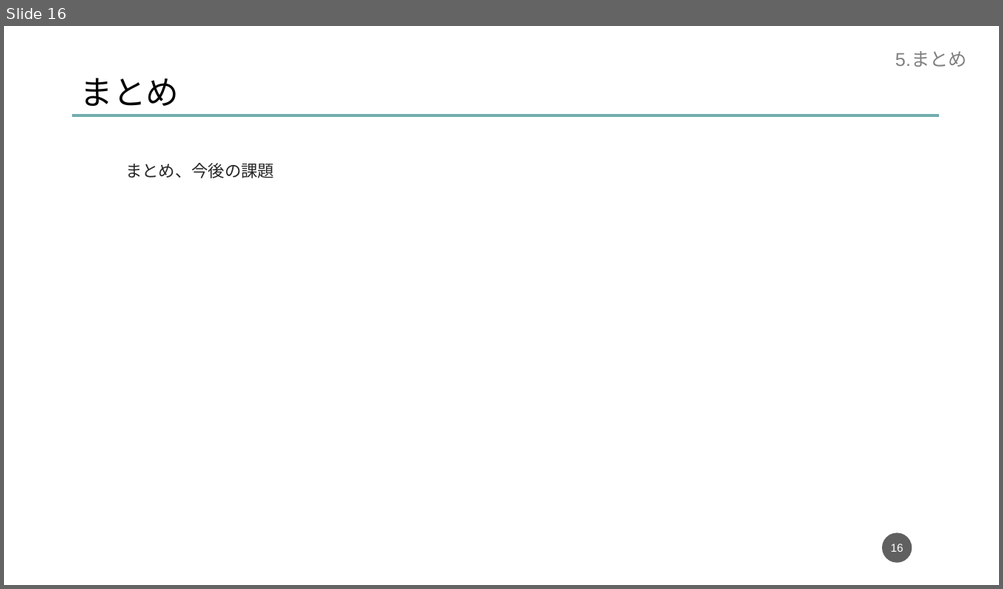
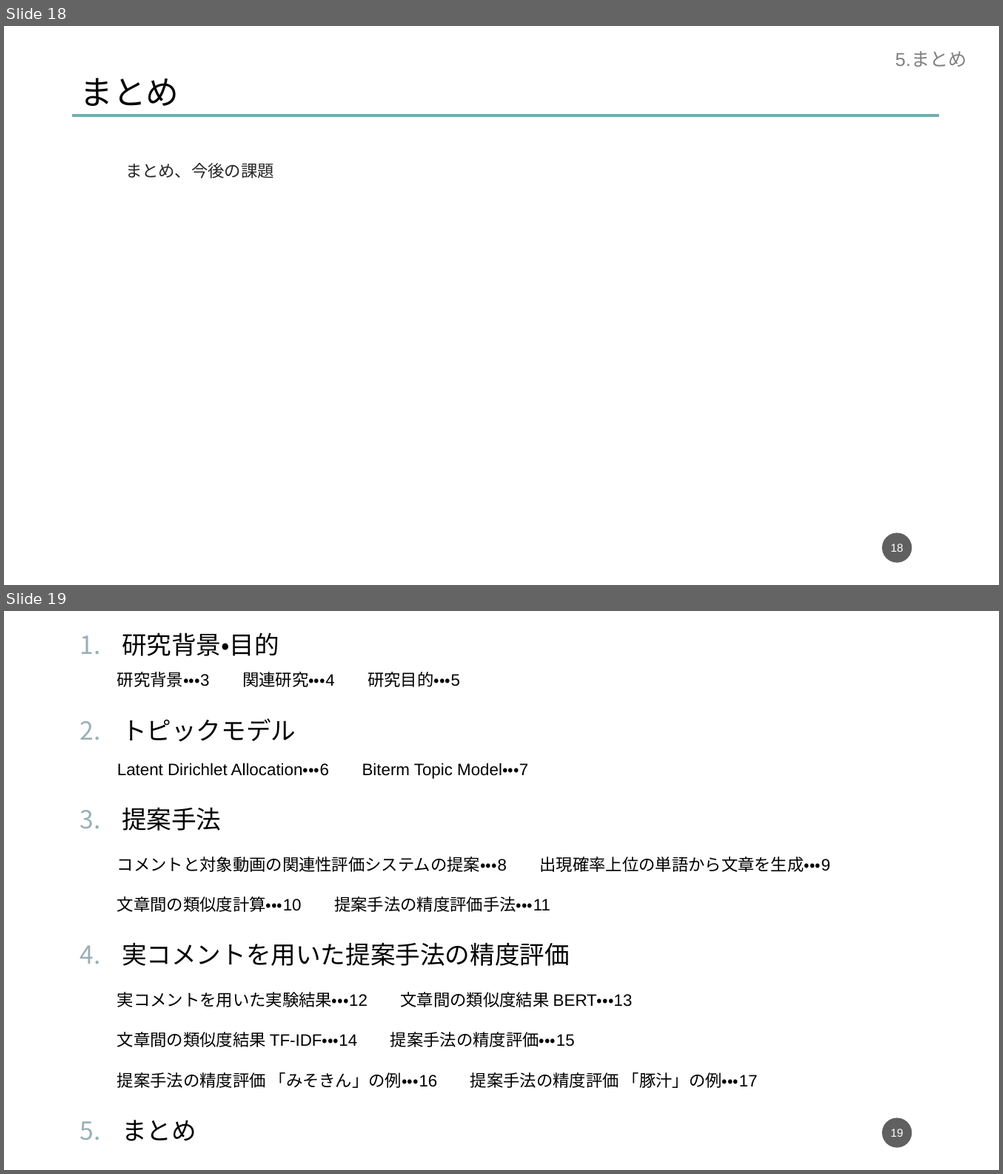
Before and after one commit to dora937nishikori/investigation, a slide deck: 修論/修論発表資料.pptx. Shown one above the other, each under a label of ours: slide 16 before the commit, slides 18 and 19 after it. The pictures are 1003x589 and 1003x1174 pixels, drawn with LibreOffice and Linux fonts; fonts in the diff are those of the drawing. Boxes give left, top, right and bottom in pixels: in the first picture for what was removed or moved away, otherwise in the second. Text is boxed around its words. In the diff, an @@ line names an element or a change of style, - is before the commit and + after.

```diff
--- a/修論/修論発表資料.pptx
+++ b/修論/修論発表資料.pptx
@@ slide 19 added at (x1=4, y1=611, x2=999, y2=1170), background #FFFFFF @@
@@ text added at (x1=117, y1=632, x2=831, y2=1088), 16 pt, text #000000 @@
+1. 研究背景・目的
+  研究背景・・・3 関連研究・・・4 研究目的・・・5
+2. トピックモデル
+  Latent Dirichlet Allocation・・・6 Biterm Topic Model・・・7
+3. 提案手法
+  コメントと対象動画の関連性評価システムの提案・・・8 出現確率上位の単語から文章を生成・・・9
+  文章間の類似度計算・・・10 提案手法の精度評価手法・・・11
+4. 実コメントを用いた提案手法の精度評価
+  実コメントを用いた実験結果・・・12 文章間の類似度結果 BERT・・・13
+  文章間の類似度結果 TF-IDF・・・14 提案手法の精度評価・・・15
+  提案手法の精度評価 「みそきん」の例・・・16 提案手法の精度評価 「豚汁」の例・・・17
+5. まとめ
@@ page number added at (x1=882, y1=1119, x2=912, y2=1148), fill #1D1D1D at 70% opacity, 11 pt, text #FFFFFF @@
+19
@@ what was slide 16 is now slide 18 @@
@@ page number at (x1=891, y1=544, x2=903, y2=552): text changed @@
-16
+18
```
Also in this commit, not shown: 2 slides changed, 3 other slides added.
